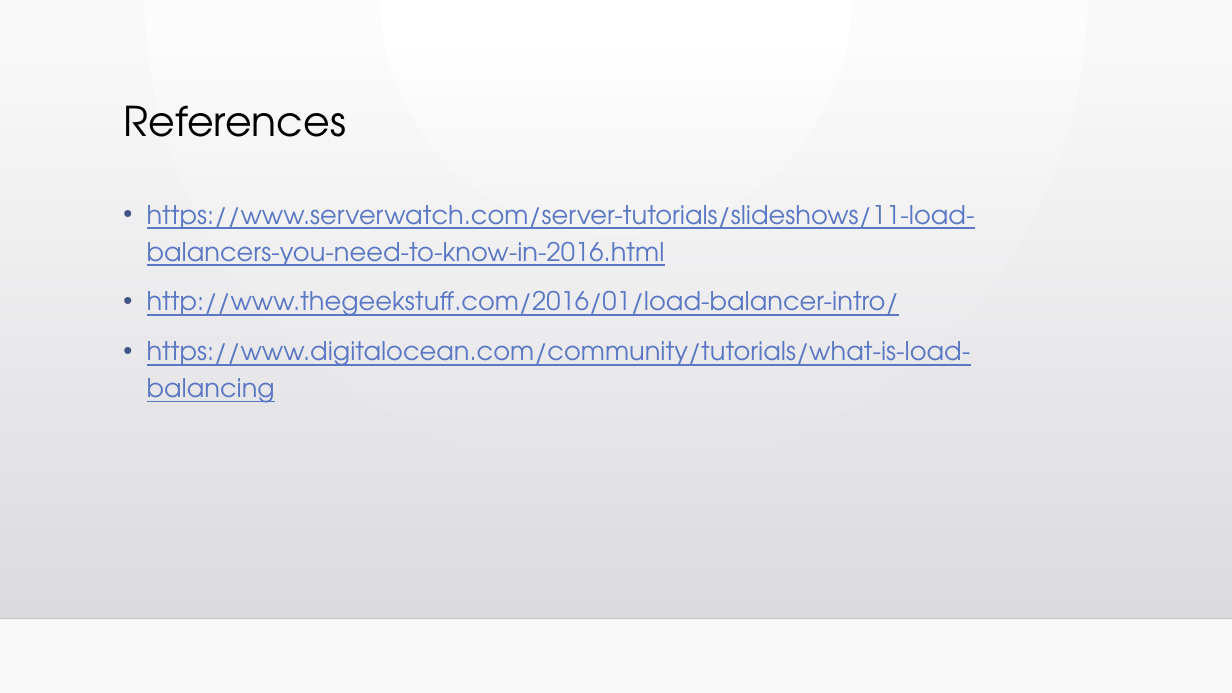
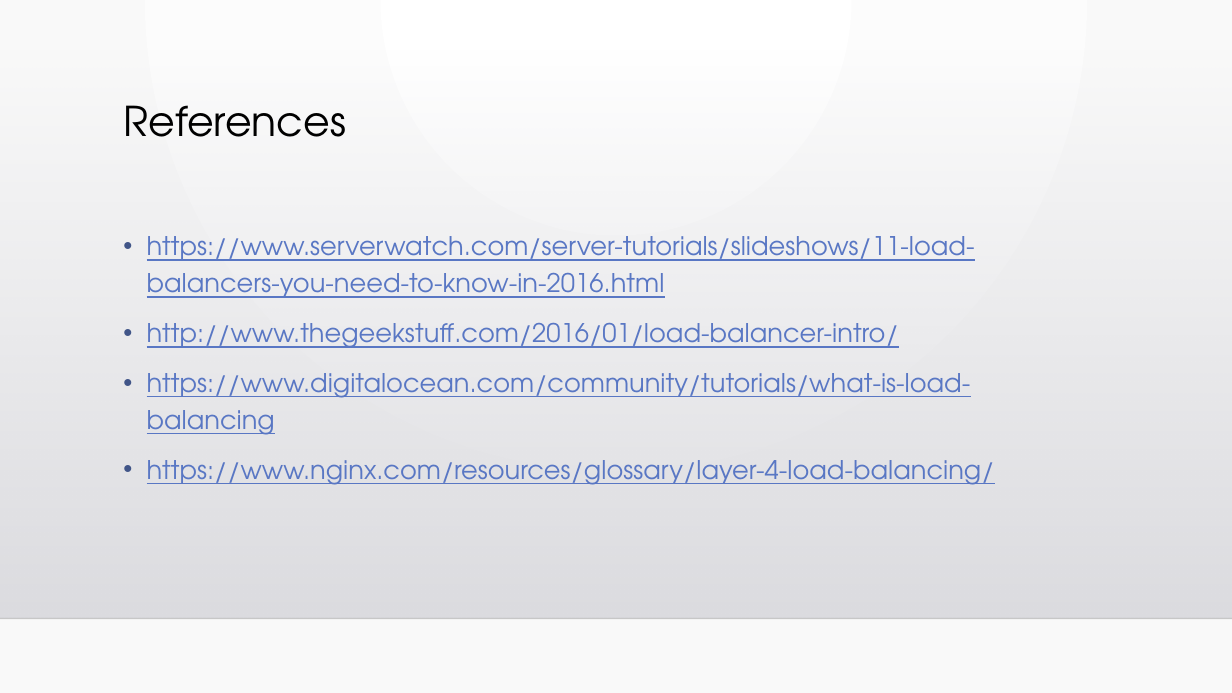
Before and after one commit to shishirkulkarni/DistributedSystems, a slide deck: slide 13 of Homework 9 - Distributed Applications/load_balancer.pptx (slide 7 before the commit). Drawn at 1232x693 pixels with LibreOffice and Linux fonts; fonts in the diff are those of the drawing; background and template pictures are left out. Boxes give left, top, right and bottom in pixels: in the first picture for what was removed or moved away, otherwise in the second. Text is boxed around its words. In the diff, an @@ line names an element or a change of style, - is before the commit and + after.

```diff
--- a/Homework 9 - Distributed Applications/load_balancer.pptx
+++ b/Homework 9 - Distributed Applications/load_balancer.pptx
@@ text "https://www.serverwatch.com/server-tutorials/slideshows/11-l ...": place and size @@
-text "https://www.serverwatch.com/server-tutorials/slideshows/11-l ..." at (147, 205, 975, 403)
+text "https://www.serverwatch.com/server-tutorials/slideshows/11-l ..." at (147, 236, 995, 485)
@@ text at (147, 460, 995, 485): paragraph added @@
+• https://www.nginx.com/resources/glossary/layer-4-load-balancing/
```
Also in this commit, not shown: 4 other slides changed, 8 slides added, 1 slide removed.
